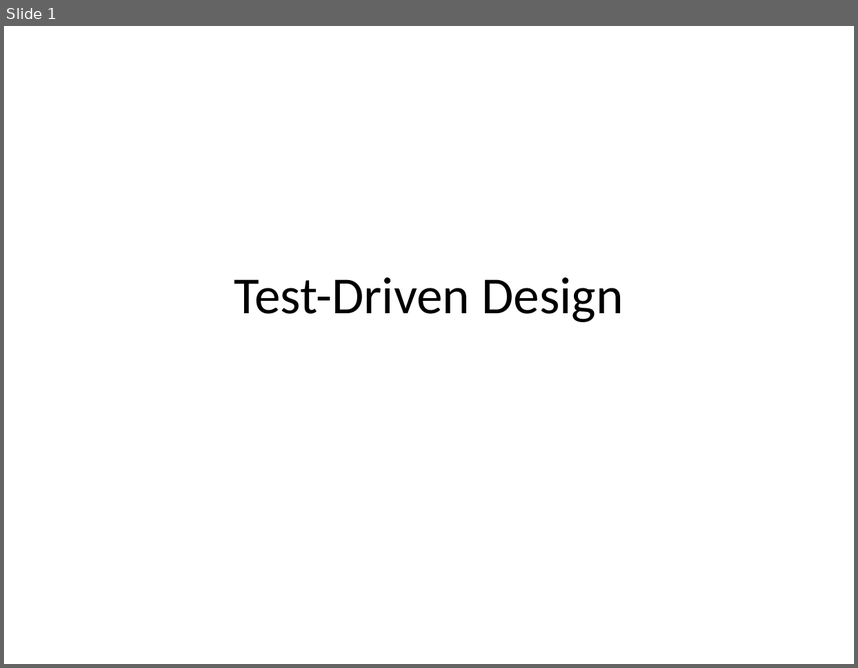
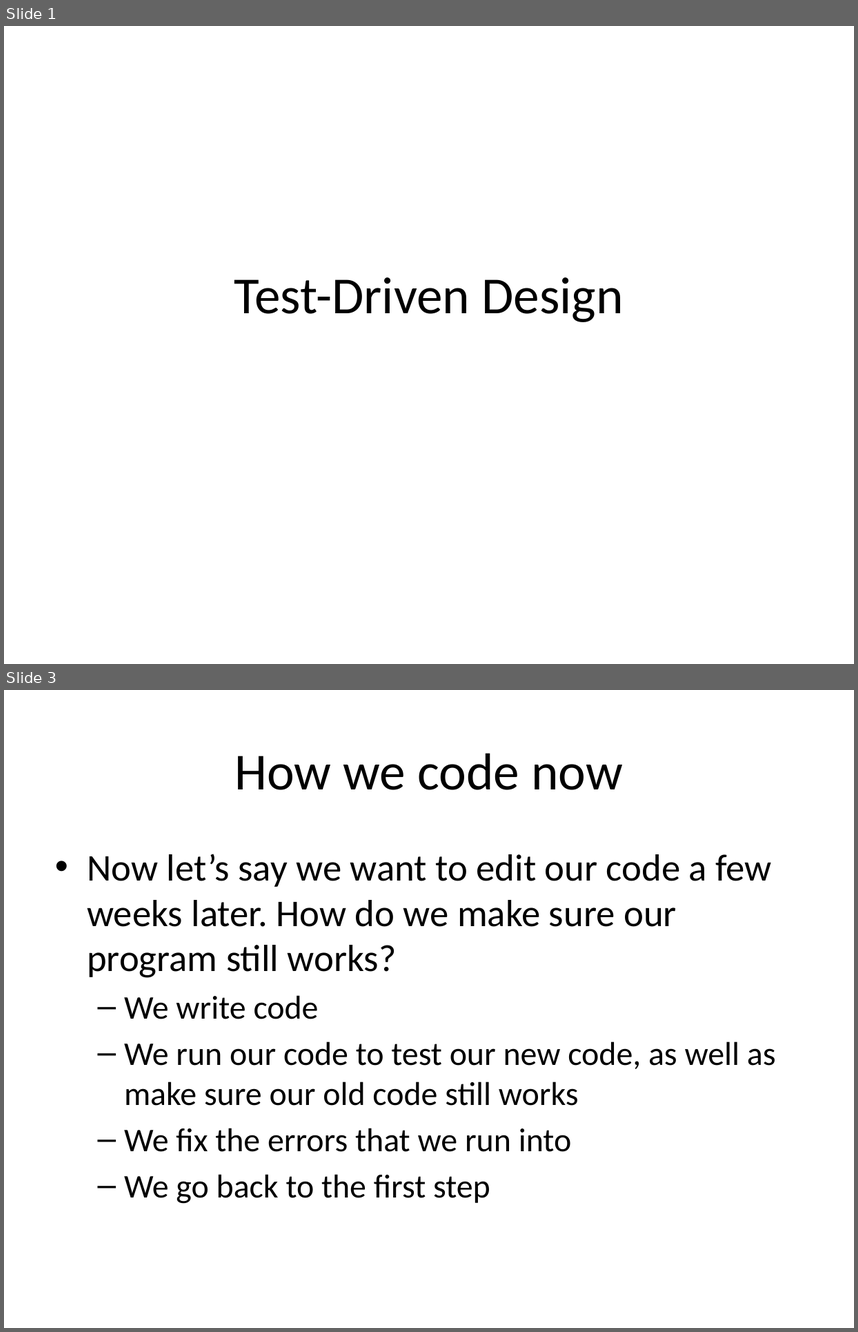
Before and after one commit to zengm71/Course-Overview, a slide deck: week_9/9.1 Test-Driven Design.pptx. Shown one above the other, each under a label of ours: slide 1 before the commit, slides 1 and 3 after it; the slides between them are not shown. The pictures are 858x668 and 858x1332 pixels, drawn with LibreOffice and Linux fonts; fonts in the diff are those of the drawing. Boxes give left, top, right and bottom in pixels: in the first picture for what was removed or moved away, otherwise in the second. Text is boxed around its words. In the diff, an @@ line names an element or a change of style, - is before the commit and + after.

```diff
--- a/week_9/9.1 Test-Driven Design.pptx
+++ b/week_9/9.1 Test-Driven Design.pptx
@@ slide 3 added at (4,690,854,1328), background #FFFFFF @@
@@ title added at (234,753,623,790), 44 pt, text #000000 @@
+How we code now
@@ text added at (87,854,776,1203), 28 pt, text #000000 @@
+• Now let’s say we want to edit our code a few weeks later. How do we make sure our program still works?
+  – We write code
+  – We run our code to test our new code, as well as make sure our old code still works
+  – We fix the errors that we run into
+  – We go back to the first step
```
Also in this commit, not shown: 8 other slides added.
